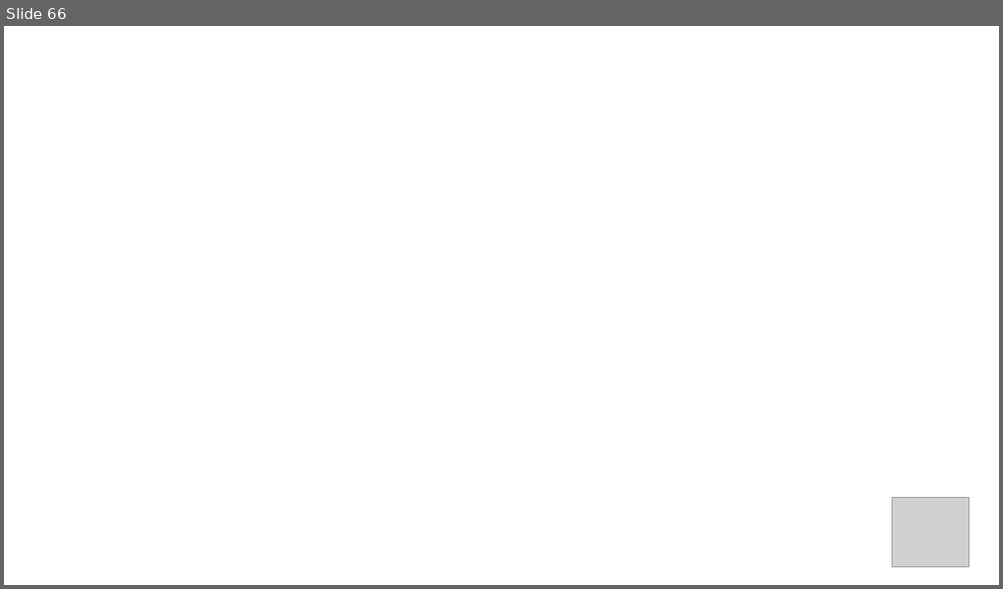
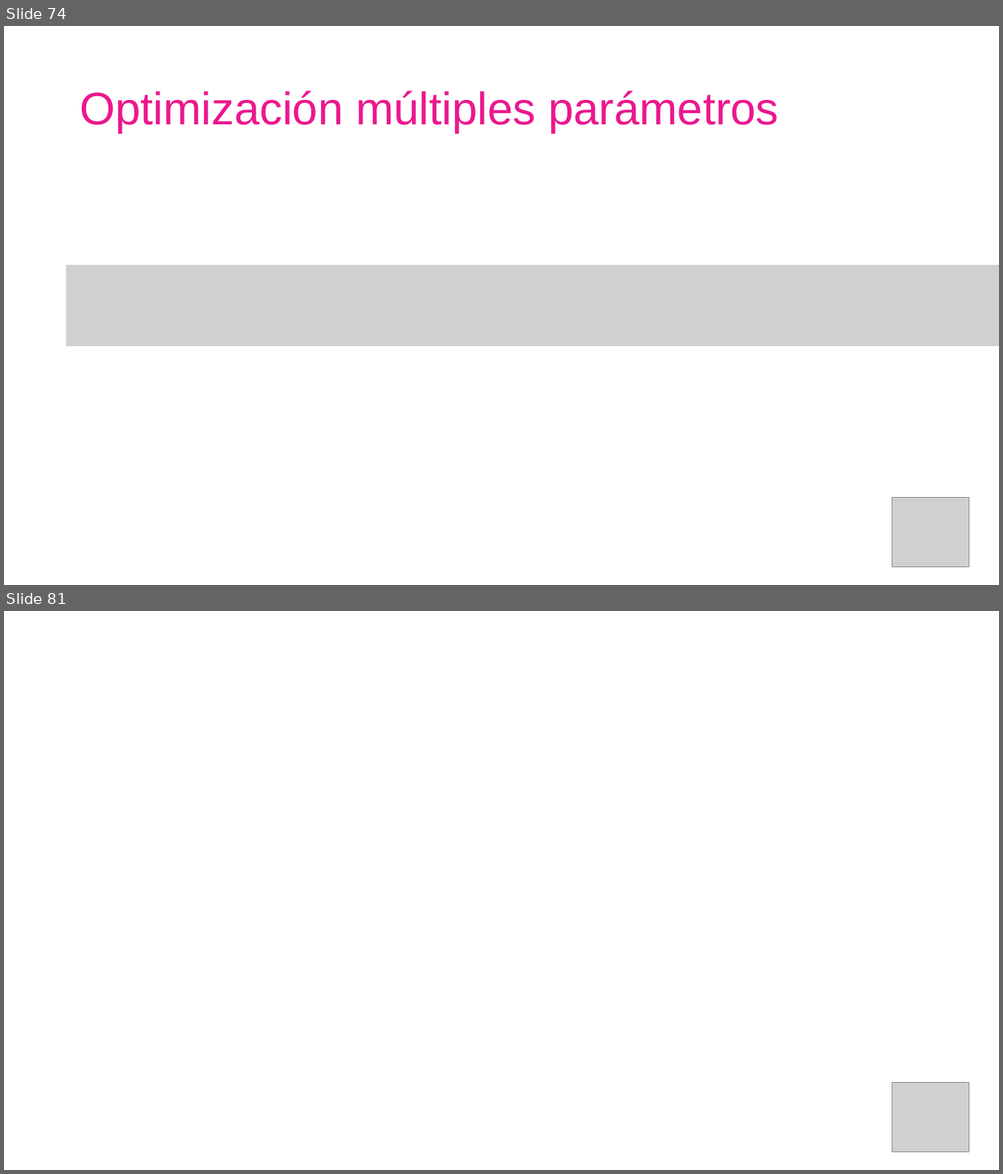
Before and after one commit to AISC-Madrid/workshop-materials, a slide deck: Neural Networks/Slides.pptx. Shown one above the other, each under a label of ours: slide 66 before the commit, slides 74 and 81 after it; the slides between them are not shown. The pictures are 1003x589 and 1003x1174 pixels, drawn with LibreOffice and Linux fonts; fonts in the diff are those of the drawing; grey boxes stand for pictures. Boxes give left, top, right and bottom in pixels: in the first picture for what was removed or moved away, otherwise in the second. Text is boxed around its words. In the diff, an @@ line names an element or a change of style, - is before the commit and + after.

```diff
--- a/Neural Networks/Slides.pptx
+++ b/Neural Networks/Slides.pptx
@@ slide 74 added at [4,26,999,585], background #FFFFFF @@
@@ title added at [79,90,778,133], 44 pt, text #EB178E @@
+Optimización múltiples parámetros
@@ picture added at [66,266,999,347] @@
@@ picture added at [892,498,969,568] @@
@@ what was slide 66 is now slide 81 @@
```
Also in this commit, not shown: 19 other slides added, 5 slides removed, 10 other files.
